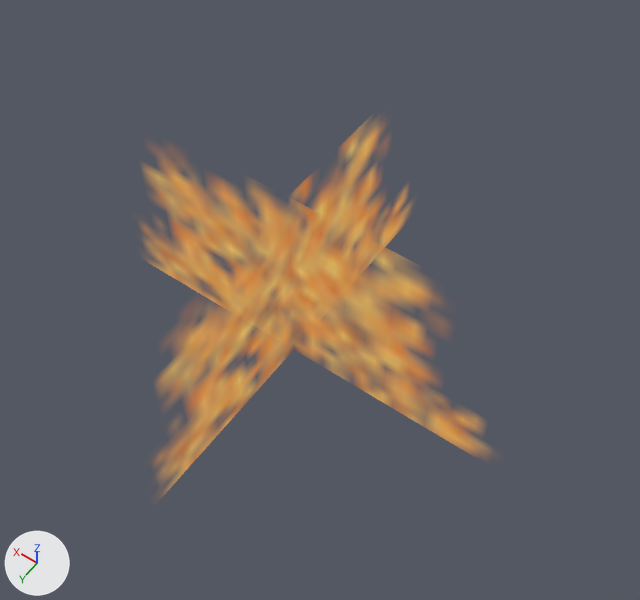
One commit to the glTF model Assets/UnityEve/Art/Models/retro-urban/tree-small.glb: the scene before it, then after it.
Camera for both pictures: a 50 mm camera at (-0.44, 0.554, 1.015) aimed at (-0.04, -0.006, 0.135). The lights are fixed; the arrows at lower left show +X, +Y and +Z. The older version comes first. Vertices at exactly the same position are counted once.

The scene before the commit, as lines of its bpy script (objects in view):
```python
me_tree_small = bpy.data.meshes.new('tree-small')
me_tree_small.from_pydata(...)  # 10 vertices, 8 faces; spans x -0.39..0.39, y -0.39..0.39, z 0.0..0.3
me_tree_small.materials.append(mat_treea)
ob_tree_small = bpy.data.objects.new('tree-small', me_tree_small)
ob_tree_small.location = (0.0, 0.0, 0.0)
```
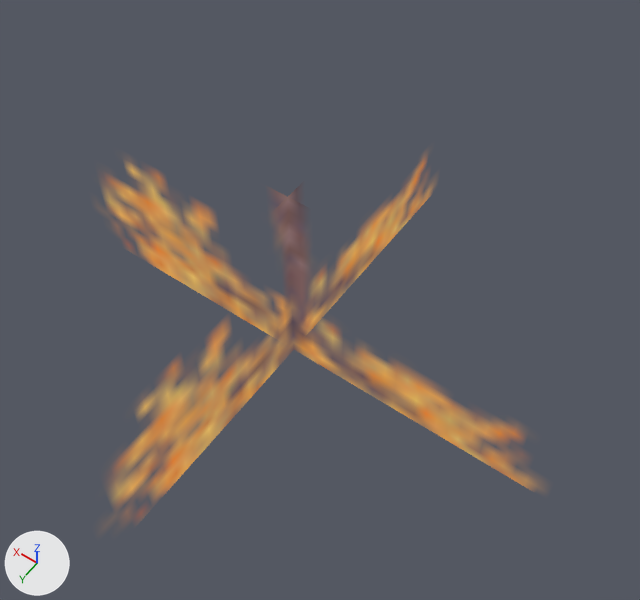
What the commit changed:
me_tree_small has 10 vertices, 8 faces and spans x -0.39..0.39, y -0.39..0.39, z 0.0..0.3.
me_tree_small is used by ob_tree_small; location (0.0, 0.0, 0.0).
me_tree_small part 1: 8 kept faces spanning x -0.39..0.39, y -0.39..0.39, z 0.0..0.3 get new texture (UV) coordinates.

Where the change shows, as pixel boxes (x1, y1, x2, y2) in the pictures (640 x 600 px):
part 1 of me_tree_small, surface changed: before (149, 129, 478, 489); after (108, 162, 528, 499)
